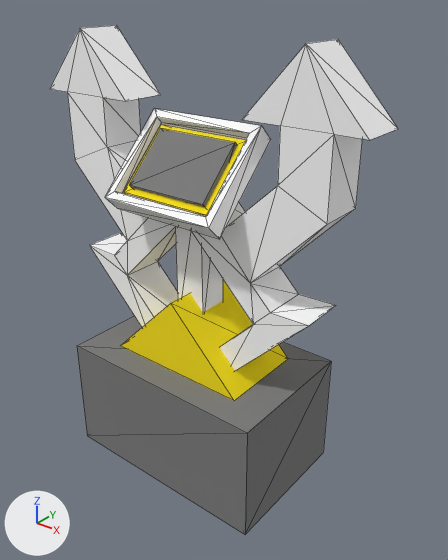
What one commit did to the glTF model public/models/EB_lecturn.glb.
One viewpoint serves both versions: a 50 mm camera at (1.202, -1.377, 1.569) aimed at (0.069, 0.038, 0.692). Every picture has the same lights, and +X, +Y and +Z are marked at lower left. Mesh edges are drawn as thin lines. Where no turn or scale is listed for an object, it has been applied to the vertices. Vertices at the same position are counted once.

Before the edit, the objects in view are built like this:
```python
me_id19 = bpy.data.meshes.new('ID19')
me_id19.from_pydata(...)  # 60 vertices, 116 faces; spans x -0.581..0.581, y -0.15..0.0, z -0.074..0.947
me_id19.materials.append(mat_id4_001)  # white #ffffff
me_id46 = bpy.data.meshes.new('ID46')
me_id46.from_pydata(...)  # 16 vertices, 28 faces; spans x -0.205..0.205, y -0.139..0.139, z -0.139..0.139
me_id46.materials.append(mat_id4_002)  # white #ffffff
me_id64 = bpy.data.meshes.new('ID64')
me_id64.from_pydata(...)  # a box spanning x -0.375..0.375, y -0.238..0.238, z -0.2..0.2
me_id64.materials.append(mat_id6_001)  # grey #7c7c7c
ob_lecturn_arrows = bpy.data.objects.new('lecturn_arrows', me_id19)
ob_lecturn_arrows.location = (0.0, 0.077, 0.488)
ob_lecturn_bottom = bpy.data.objects.new('lecturn_bottom', me_id64)
ob_lecturn_bottom.location = (0.0, -0.001, 0.204)
ob_lecturn_box_outside_lecturn_box_inside = bpy.data.objects.new('lecturn_box_outside-lecturn_box_inside', me_id46)
ob_lecturn_box_outside_lecturn_box_inside.location = (0.0, -0.058, 1.066)
# also in view: 'lecturn_diamond' at (0.0, 0.008, 0.531); 'lecturn_foot' at (0.0, -0.001, 0.822); 'lecturn_box_inside2' at (0.0, -0.053, 1.062); 'lecturn_box_inside' at (0.0, -0.043, 1.052)
```
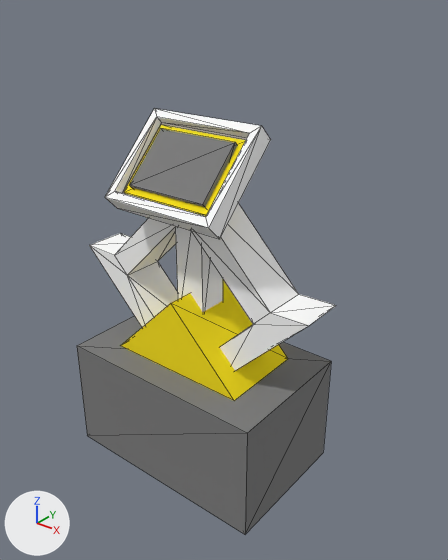
The change, as a list of edits to the scene's bpy script:
```text
Change me_id19:
    used by ob_lecturn_arrows; location = (0.0, 0.077, 0.488)
    remove me_id19.from_pydata(...)  # 60 vertices, 116 faces; spans x -0.581..0.581, y -0.15..0.0, z -0.074..0.947
    remove me_id19.materials.append(mat_id4_001)  # white #ffffff
    add me_id19.from_pydata(...)  # 24 vertices, 44 faces; spans x -0.459..0.458, y -0.15..0.0, z -0.074..0.551
    me_id19 part 1
    36 vertices are removed from x -0.581..0.581, y -0.15..0.0, z 0.292..0.947
    84 faces are deleted
    12 new faces join them
    add me_id19.materials.append(mat_id4_002)  # white #ffffff
```

Changed parts and their boxes [x1, y1, x2, y2] in the pictures (448 x 560 px):
'lecturn_arrows', reshaped: before [50, 25, 398, 371]; after [89, 203, 336, 371]
part 1 of me_id19, cut back: before [50, 25, 398, 324]; after [114, 203, 298, 324]
